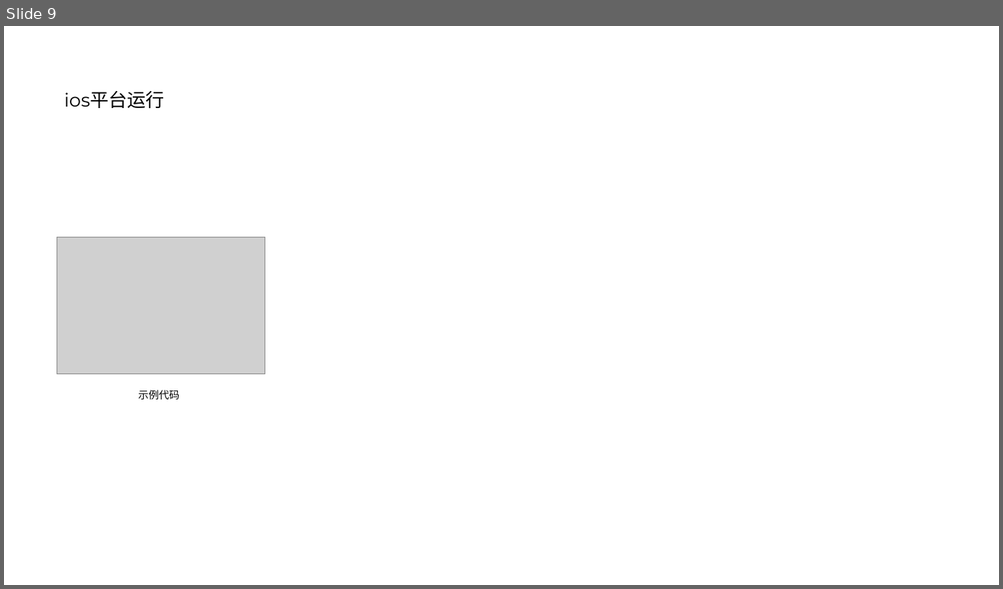
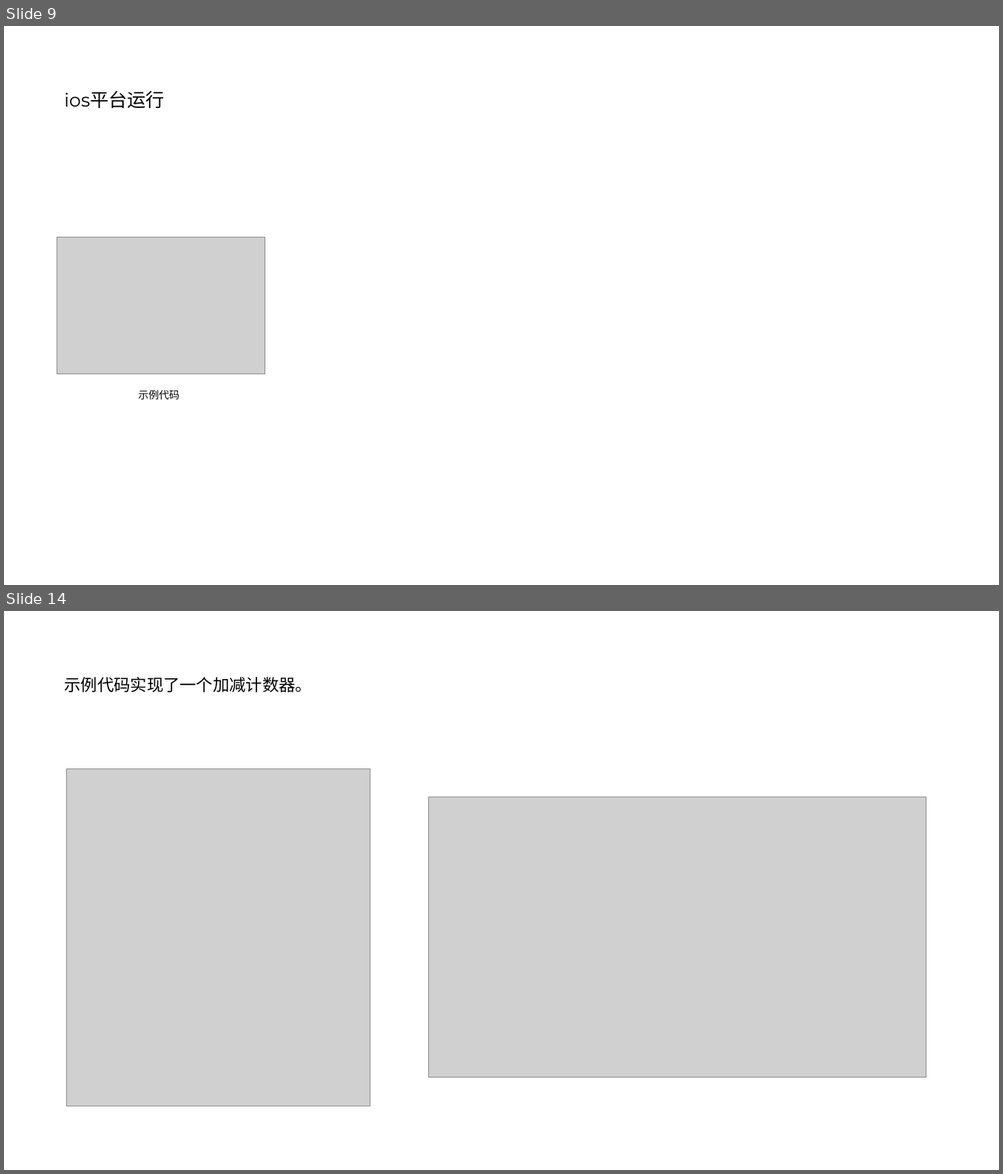
Before and after one commit to nosleepy/multiplatform_app, a slide deck: Kotlin跨平台开发实践.pptx. Shown one above the other, each under a label of ours: slide 9 before the commit, slides 9 and 14 after it; the slides between them are not shown. The pictures are 1003x589 and 1003x1174 pixels, drawn with LibreOffice and Linux fonts; fonts in the diff are those of the drawing; grey boxes stand for pictures. Boxes give left, top, right and bottom in pixels: in the first picture for what was removed or moved away, otherwise in the second. Text is boxed around its words. In the diff, an @@ line names an element or a change of style, - is before the commit and + after.

```diff
--- a/Kotlin跨平台开发实践.pptx
+++ b/Kotlin跨平台开发实践.pptx
@@ slide 14 added at (4, 611, 999, 1170), background #FFFFFF @@
@@ title added at (64, 677, 312, 692), 16 pt, text #000000 @@
+示例代码实现了一个加减计数器。
@@ picture added at (67, 769, 370, 1105) @@
@@ picture added at (429, 797, 926, 1077) @@
```
Also in this commit, not shown: 14 other slides added, 1 other file.
